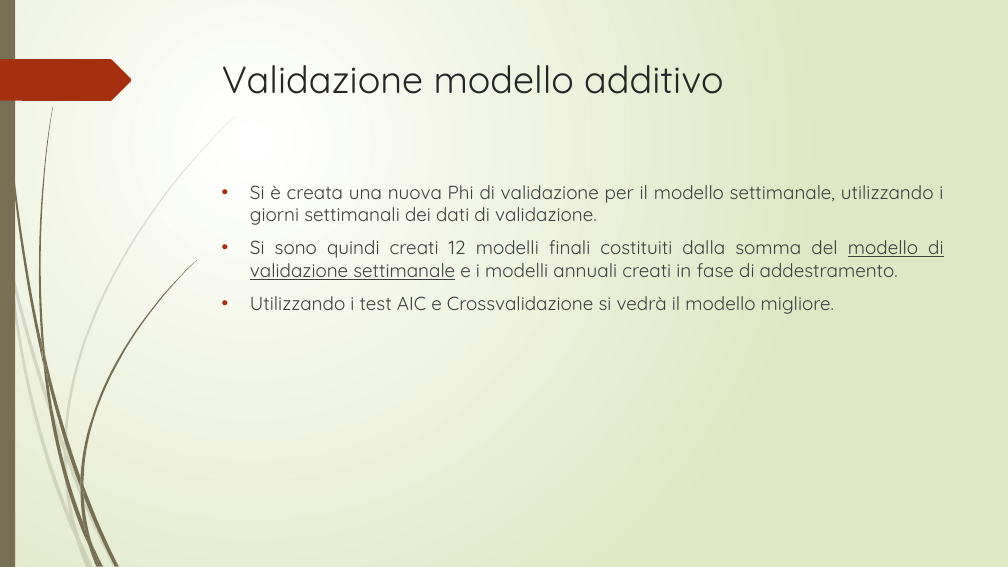
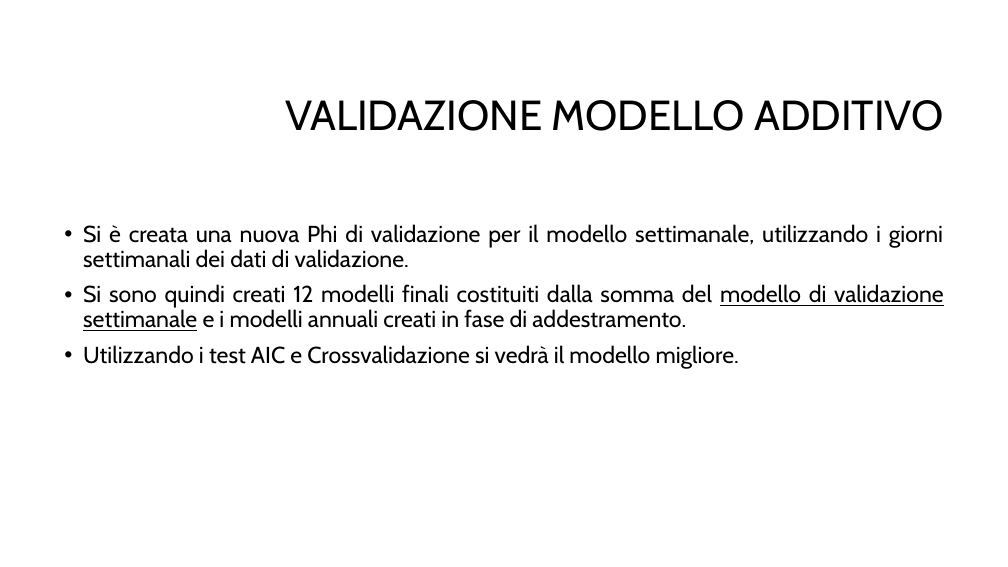
Before and after one commit to r1cky0/Italian-energy-consumption-prediction, a slide deck: slide 8 of presentazione_imad.pptx. Drawn at 1008x567 pixels with LibreOffice and Linux fonts; fonts in the diff are those of the drawing; background and template pictures are left out. Boxes give left, top, right and bottom in pixels: in the first picture for what was removed or moved away, otherwise in the second. Text is boxed around its words. In the diff, an @@ line names an element or a change of style, - is before the commit and + after.

```diff
--- a/presentazione_imad.pptx
+++ b/presentazione_imad.pptx
@@ background gradient #FFFFFF to #DFE8C4 to #FFFFFF @@
@@ rectangle removed at <box>0,0,15,567</box> @@
@@ freeform shape removed at <box>0,59,132,101</box> @@
@@ title "VALIDAZIONE MODELLO ADDITIVO" at <box>285,100,943,131</box>: vertical alignment top to middle @@
@@ title at <box>285,100,943,131</box>: text changed; size 36 to 40 pt; font Quicksand to Cabin; text colour #262626 to #000000 @@
-Validazione modello additivo
+VALIDAZIONE MODELLO ADDITIVO
@@ text "Si è creata una nuova ...": place and size @@
-text "Si è creata una nuova ..." at <box>250,185,943,314</box>
+text "Si è creata una nuova ..." at <box>83,224,944,369</box>
@@ text "Si è creata una nuova ..." at <box>83,224,944,369</box>: size 18 to 22 pt, font Quicksand to Cabin, text colour #404040 to #000000; indent changed; line spacing 1 to 0.9 @@
@@ group removed at <box>0,116,236,567</box>: 10 freeform shapes @@
@@ group removed at <box>2,0,197,567</box>: 12 freeform shapes @@
```
Also in this commit, not shown: 18 other slides changed.
